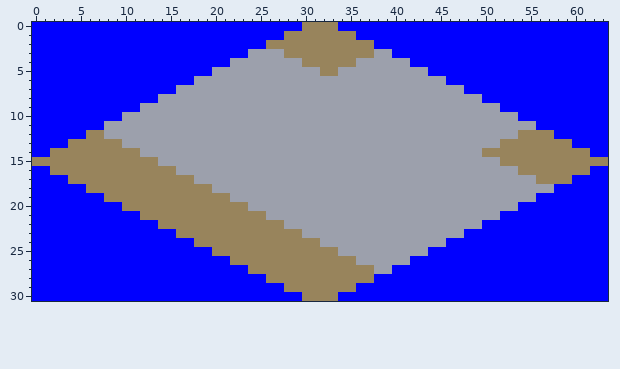
Two versions of one pixel-art sprite, src/sprites/1335.png. The first picture shows the starting point.
The file is 64x31 pixels.
Now the later version:
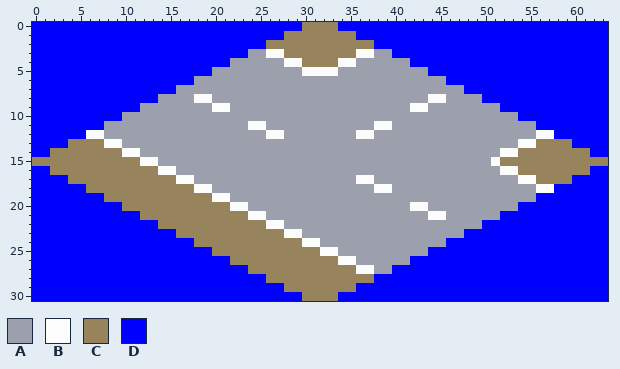
Palette (. is transparent): A #9ca0ac  B #fcfcfc  C #98845c  D #0000ff
The exact change:
Colour A replaces colour C in row 12 at x 54 to 55; in row 13 at x 52 to 53; in row 14 at x 50 to 51.
Colour B replaces colour A in row 3 at x 26 to 27; in row 4 at x 28 to 29; in row 5 at x 30 to 31; in row 8 at x 18 to 19 and 44 to 45; in row 9 at x 20 to 21 and 42 to 43; in row 11 at x 24 to 25 and 38 to 39.
Colour B replaces colour A in row 12 at x 26 to 27 and 36 to 37; in row 15 at x 51; in row 16 at x 52 to 53; in row 17 at x 36 to 37 and 54 to 55; in row 18 at x 38 to 39 and 56 to 57; in row 20 at x 42 to 43.
Colour B replaces colour A in row 21 at x 44 to 45.
Colour B replaces colour C in row 3 at x 36 to 37; in row 4 at x 34 to 35; in row 5 at x 32 to 33; in row 12 at x 6 to 7 and 56 to 57; in row 13 at x 8 to 9 and 54 to 55; in row 14 at x 10 to 11 and 52 to 53.
Colour B replaces colour C in row 15 at x 12 to 13; in row 16 at x 14 to 15; in row 17 at x 16 to 17; in row 18 at x 18 to 19; in row 19 at x 20 to 21; in row 20 at x 22 to 23.
Colour B replaces colour C in row 21 at x 24 to 25; in row 22 at x 26 to 27; in row 23 at x 28 to 29; in row 24 at x 30 to 31; in row 25 at x 32 to 33; in row 26 at x 34 to 35.
Colour B replaces colour C in row 27 at x 36 to 37.
Where, in picture pixels (left, top, right, bottom), the same in both pictures:
changed: (266, 49, 374, 76)
changed: (86, 94, 446, 274)
changed: (482, 130, 554, 193)
